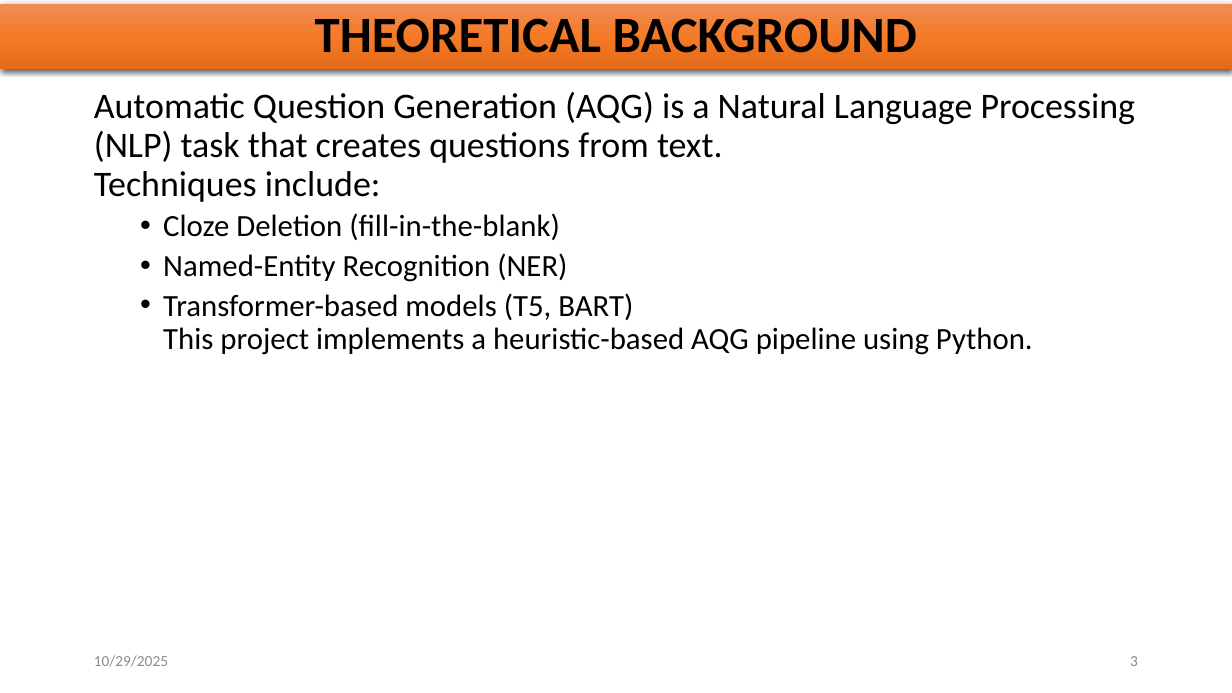
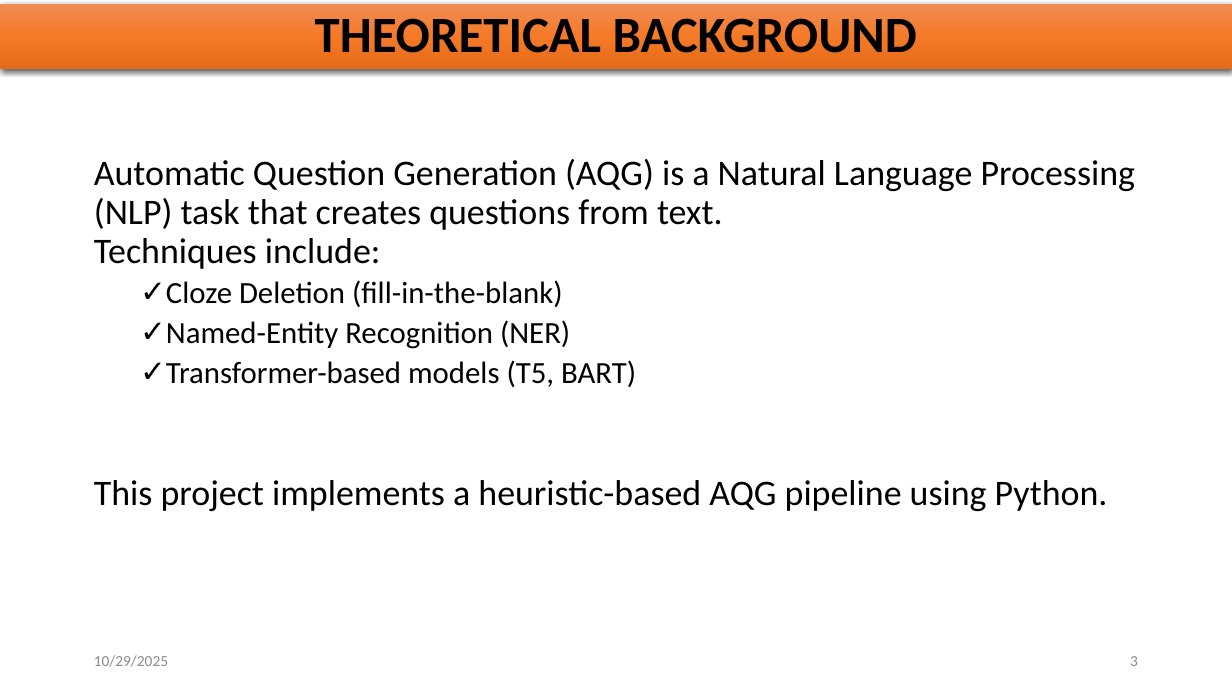
Before and after one commit to Atchayakanmani/AI_Quiz_Generator, a slide deck: slide 3 of AI mini project ppt.pptx. Drawn at 1232x693 pixels with LibreOffice and Linux fonts; fonts in the diff are those of the drawing. Boxes give left, top, right and bottom in pixels: in the first picture for what was removed or moved away, otherwise in the second. Text is boxed around its words. In the diff, an @@ line names an element or a change of style, - is before the commit and + after.

```diff
--- a/AI mini project ppt.pptx
+++ b/AI mini project ppt.pptx
@@ text "Automatic Question Generation (AQG) is ..." at [94, 159, 1135, 511]: vertical alignment top to middle @@
@@ text at [166, 280, 570, 349]: bullet • to ✓ @@
@@ text at [94, 360, 1108, 511]: text changed; size 24 to 28 pt @@
-  • Transformer-based models (T5, BART)
-    This project implements a heuristic-based AQG pipeline using Python.
+  ✓ Transformer-based models (T5, BART)
+This project implements a heuristic-based AQG pipeline using Python.
```
Also in this commit, not shown: 2 other slides changed.
